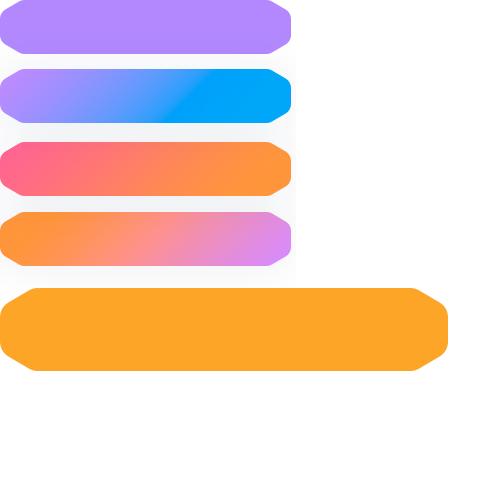
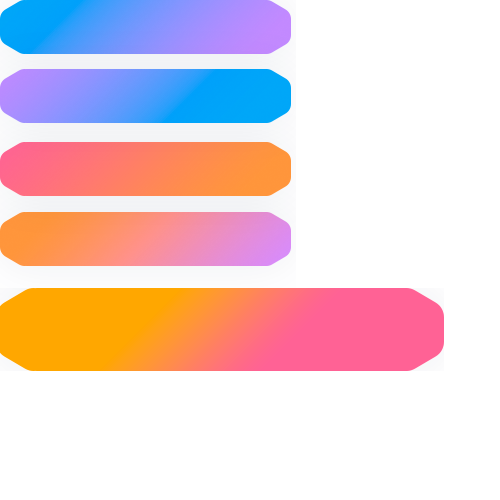
Comparing the layer stacks of the two (500, 500) images. Changes:
removed group "Dash" (1st of 2) (3 layers) over [left=0, top=288, right=448, bottom=371]
removed layer "Прямоугольник, скругл. углы 3" (1st of 2, in "Dash") from group "Dash" over [left=39, top=288, right=412, bottom=371]
removed layer "Многоугольник 2 копия" (1st of 2, in "Dash") from group "Dash" over [left=373, top=288, right=448, bottom=371]
removed layer "Многоугольник 2" (1st of 2, in "Dash") from group "Dash" over [left=0, top=288, right=75, bottom=371]
added layer "learnmoreButton" above "helpButton2" over [left=0, top=0, right=296, bottom=71]
added layer "register" above "helpButton3" over [left=0, top=288, right=444, bottom=371]
removed group "Dash" (2nd of 2) (3 layers) over [left=0, top=0, right=291, bottom=54]
removed layer "Прямоугольник, скругл. углы 3" (2nd of 2, in "Dash") from group "Dash" over [left=25, top=0, right=267, bottom=54]
removed layer "Многоугольник 2 копия" (2nd of 2, in "Dash") from group "Dash" over [left=242, top=0, right=291, bottom=54]
removed layer "Многоугольник 2" (2nd of 2, in "Dash") from group "Dash" over [left=0, top=0, right=49, bottom=54]
